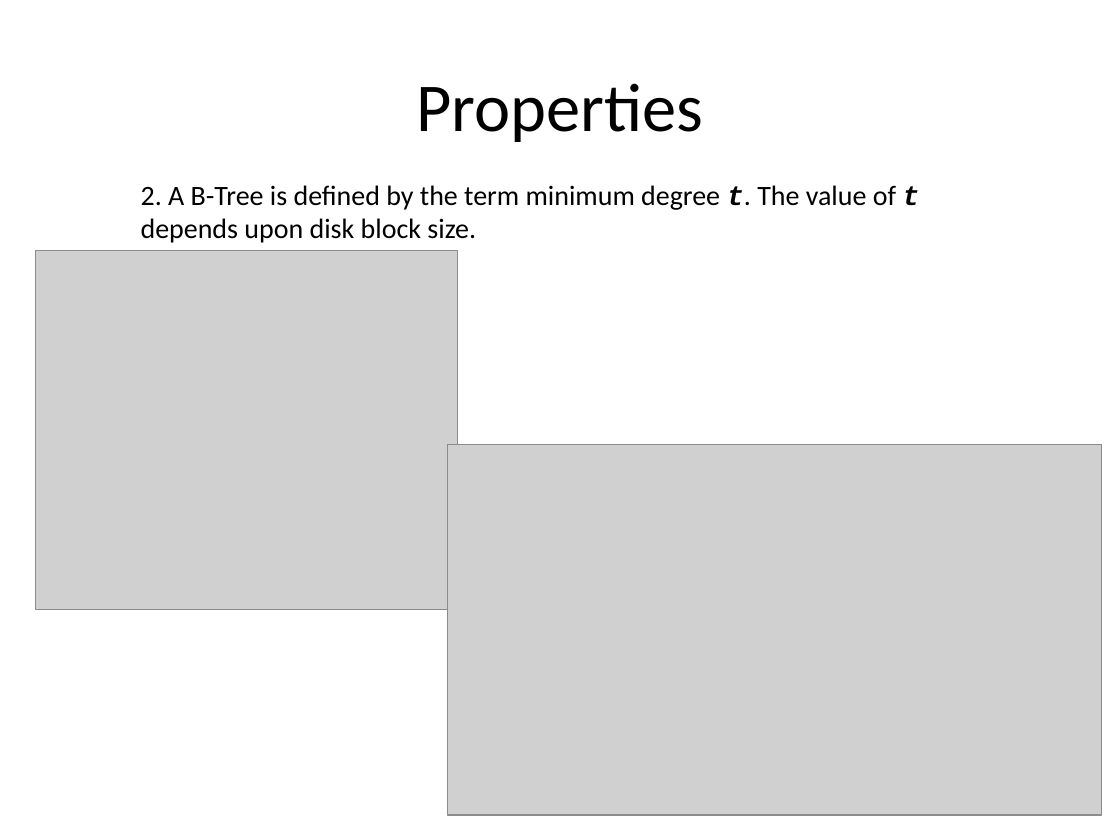
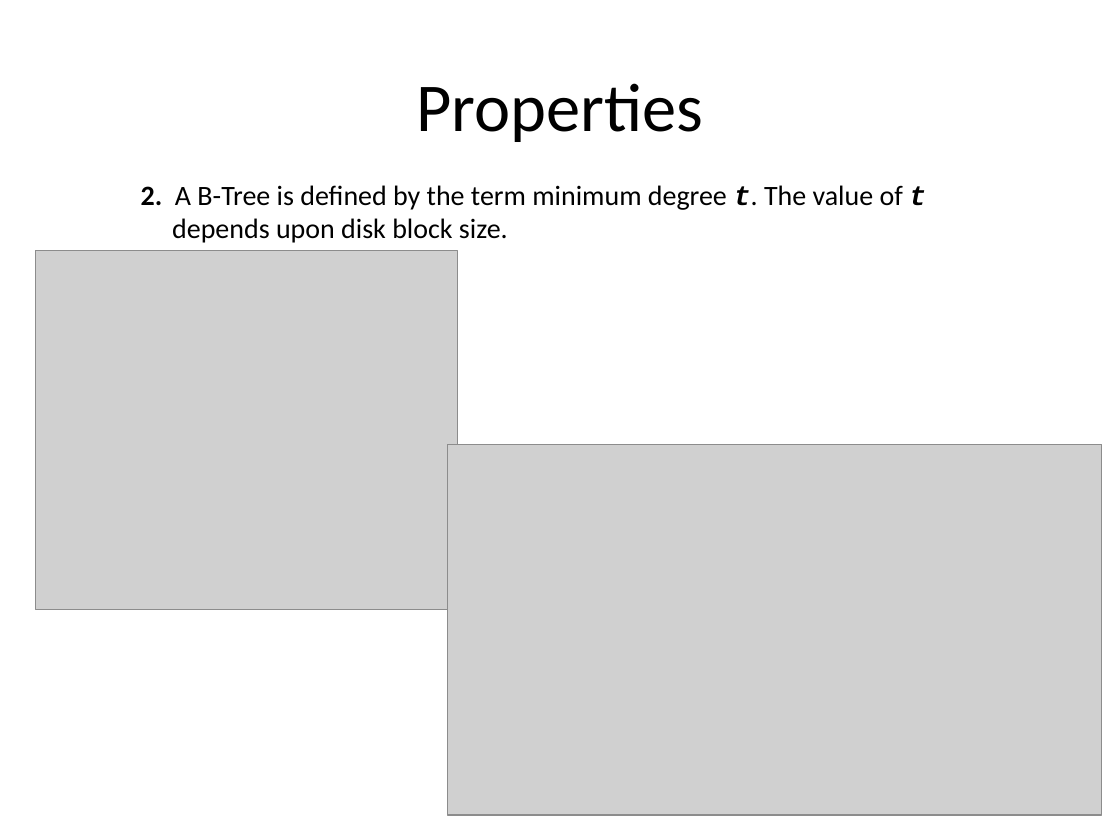
Before and after one commit to rugbyprof/5303-Adv-Database, a slide deck: slide 6 of btree.pptx. Drawn at 1120x840 pixels with LibreOffice and Linux fonts; fonts in the diff are those of the drawing; grey boxes stand for pictures. Boxes give left, top, right and bottom in pixels: in the first picture for what was removed or moved away, otherwise in the second. Text is boxed around its words. In the diff, an @@ line names an element or a change of style, - is before the commit and + after.

```diff
--- a/btree.pptx
+++ b/btree.pptx
@@ text at bbox=[141, 185, 926, 243]: text changed @@
-2. A B-Tree is defined by the term minimum degree t. The value of t depends upon disk block size.
+2. A B-Tree is defined by the term minimum degree t. The value of t
+depends upon disk block size.
```
Also in this commit, not shown: 7 other slides changed.
